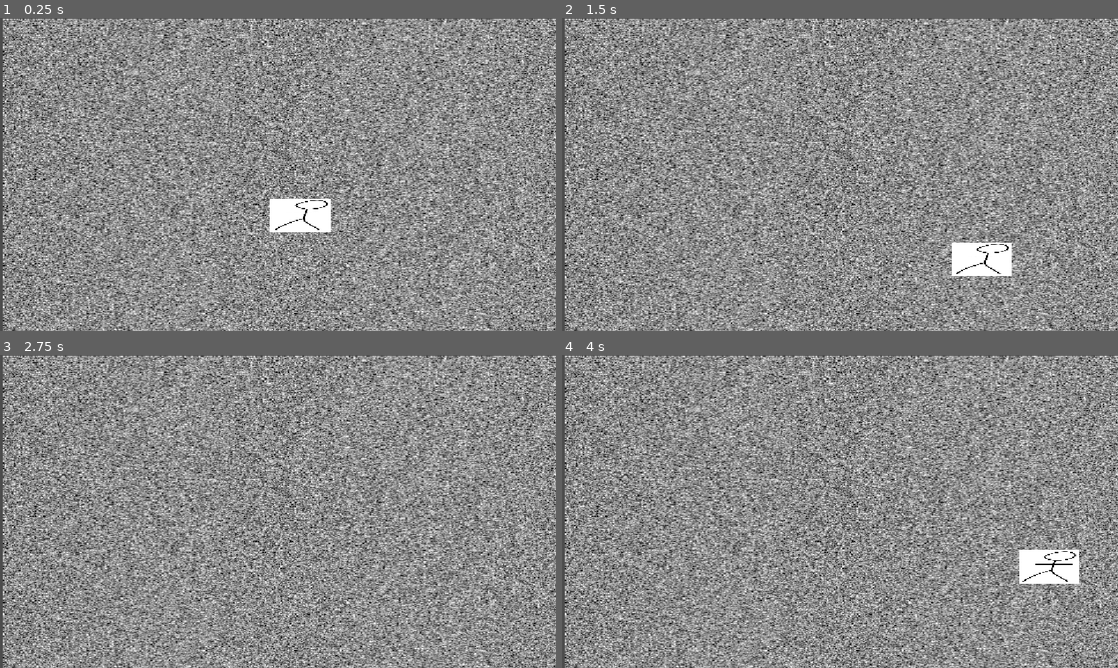
Above: before the commit, frames 1-4 (two rows, left to right).
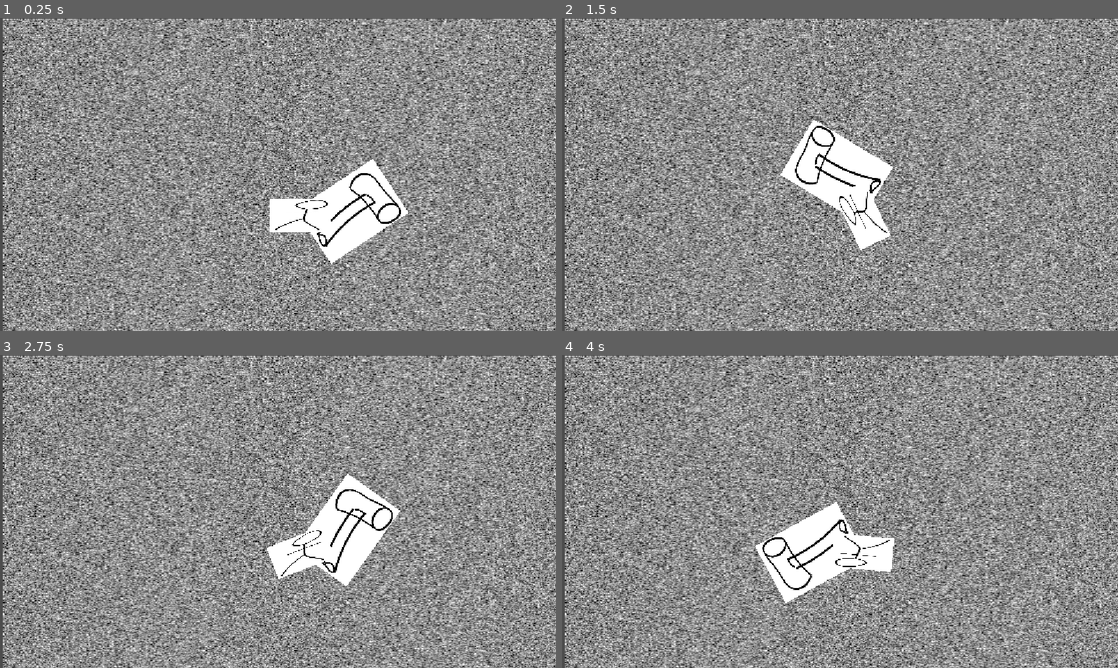
Above: after the commit, the same moments.

Repository: ryantheking603/VerySeriousGameJamGame
Game: Godot game, scene res://root.tscn
Two runs of this game, one before a commit and one after it. Both use one fixed random seed, a clock stepped at 60 frames per second and the inputs below.
Inputs:
- Up to frame 1 (0.25 s): no input
- Up to frame 2 (1.5 s): tap Enter at 0.5 s; hold Right (right) 0.53-1.28 s; tap S (down2, bound only after the commit) at 0.6 s; tap A (left2, bound only after the commit) at 0.8, 1.35 s; hold Down (down) from 1.28 s (still down)
- Up to frame 3 (2.75 s): tap D (right2, bound only after the commit) at 1.55, 2.1 s; release Down (down) at 2.03 s; hold Right (right) from 2.03 s (still down); tap W (up2, bound only after the commit) at 2.3 s
- Up to frame 4 (4 s): release Right (right) at 2.78 s; hold Up (up) 2.78-3.53 s; tap W (up2, bound only after the commit) at 2.85 s; tap S (down2, bound only after the commit) at 3.05, 3.6 s; hold Left (left) from 3.53 s (still down); tap A (left2, bound only after the commit) at 3.8 s

The runs differ from the first frame. In frame 1, 2.9% of the frame differs, in the area x 55-74%, y 45-79%; in frame 2, 5.2%; in frame 3, 4.0%; in frame 4, 5.2%, in the area x 34-93%, y 46-80%.

Commit message:
Hammer time

Diff:
--- a/character_body_2d.gd
+++ b/character_body_2d.gd
@@ -1,11 +1,36 @@
 extends CharacterBody2D
 
-@export var speed = 400
+
+var movement_dir = Vector2.ZERO
+var rotation_dir: float = 0
+var rotation_speed: float = 0
+
+@export var max_speed = 200
+@export var acceleration = 50
+@export var friction: float = 200.0
+@export var max_rotation_speed = 200
+@export var rotation_friction = 5
+@export var rotation_accel = 10
+
+
 
 func get_input():
-	var input_direction = Input.get_vector("left", "right", "up", "down")
-	velocity = input_direction * speed
+	movement_dir = Input.get_vector("left2", "right2", "up2", "down2")
+	rotation_dir = Input.get_axis("left", "right")
+
 
 func _physics_process(delta):
 	get_input()
+
+	if movement_dir != Vector2.ZERO:
+		velocity = velocity.move_toward(movement_dir * max_speed, acceleration * delta)
+	else:
+		velocity = velocity.move_toward(Vector2.ZERO, friction * delta)
 	move_and_slide()
+
+	if rotation_dir != 0:
+		var target_spin = rotation_dir * max_rotation_speed
+		rotation_speed = move_toward(rotation_speed, target_spin, rotation_accel * delta)
+	else:
+		rotation_speed = move_toward(rotation_speed, 0.0, rotation_friction * delta)
+	rotation +=  rotation_speed * delta
--- /dev/null
+++ b/hammer_projectile.tscn
@@ -0,0 +1,20 @@
+[gd_scene format=3 uid="uid://ccpdax6ahjugx"]
+
+[ext_resource type="Texture2D" uid="uid://dmqalsqoafm0y" path="res://img/temphammer.jpg" id="1_jnxeu"]
+
+[sub_resource type="CapsuleShape2D" id="CapsuleShape2D_71ww8"]
+radius = 63.0
+height = 224.0
+
+[node name="hammerProjectile" type="RigidBody2D" unique_id=1773882243]
+gravity_scale = 0.0
+
+[node name="Temphammer" type="Sprite2D" parent="." unique_id=1141223215]
+position = Vector2(-0.99993896, 3.0517578e-05)
+scale = Vector2(0.59292036, 0.38866398)
+texture = ExtResource("1_jnxeu")
+
+[node name="CollisionShape2D" type="CollisionShape2D" parent="." unique_id=1074745962]
+position = Vector2(3, -4)
+shape = SubResource("CapsuleShape2D_71ww8")
+disabled = true
--- a/project.godot
+++ b/project.godot
@@ -25,25 +25,54 @@
 left={
 "deadzone": 0.2,
 "events": [Object(InputEventKey,"resource_local_to_scene":false,"resource_name":"","device":-1,"window_id":0,"alt_press …(195 unchanged characters)…
-, Object(InputEventKey,"resource_local_to_scene":false,"resource_name":"","device":-1,"window_id":0,"alt_pressed":false,"shift_pressed":false,"ctrl_pressed":false,"meta_pressed":false,"pressed":false,"keycode":0,"physical_keycode":65,"key_label":0,"unicode":97,"location":0,"echo":false,"script":null)
 ]
 }
 down={
 "deadzone": 0.2,
 "events": [Object(InputEventKey,"resource_local_to_scene":false,"resource_name":"","device":-1,"window_id":0,"alt_press …(195 unchanged characters)…
-, Object(InputEventKey,"resource_local_to_scene":false,"resource_name":"","device":-1,"window_id":0,"alt_pressed":false,"shift_pressed":false,"ctrl_pressed":false,"meta_pressed":false,"pressed":false,"keycode":0,"physical_keycode":83,"key_label":0,"unicode":115,"location":0,"echo":false,"script":null)
 ]
 }
 right={
 "deadzone": 0.2,
 "events": [Object(InputEventKey,"resource_local_to_scene":false,"resource_name":"","device":-1,"window_id":0,"alt_press …(195 unchanged characters)…
-, Object(InputEventKey,"resource_local_to_scene":false,"resource_name":"","device":-1,"window_id":0,"alt_pressed":false,"shift_pressed":false,"ctrl_pressed":false,"meta_pressed":false,"pressed":false,"keycode":0,"physical_keycode":68,"key_label":0,"unicode":100,"location":0,"echo":false,"script":null)
 ]
 }
 up={
 "deadzone": 0.2,
 "events": [Object(InputEventKey,"resource_local_to_scene":false,"resource_name":"","device":-1,"window_id":0,"alt_press …(195 unchanged characters)…
-, Object(InputEventKey,"resource_local_to_scene":false,"resource_name":"","device":-1,"window_id":0,"alt_pressed":false,"shift_pressed":false,"ctrl_pressed":false,"meta_pressed":false,"pressed":false,"keycode":0,"physical_keycode":87,"key_label":0,"unicode":119,"location":0,"echo":false,"script":null)
+]
+}
+left2={
+"deadzone": 0.2,
+"events": [Object(InputEventKey,"resource_local_to_scene":false,"resource_name":"","device":-1,"window_id":0,"alt_pressed":false,"shift_pressed":false,"ctrl_pressed":false,"meta_pressed":false,"pressed":false,"keycode":0,"physical_keycode":65,"key_label":0,"unicode":97,"location":0,"echo":false,"script":null)
+]
+}
+right2={
+"deadzone": 0.2,
+"events": [Object(InputEventKey,"resource_local_to_scene":false,"resource_name":"","device":-1,"window_id":0,"alt_pressed":false,"shift_pressed":false,"ctrl_pressed":false,"meta_pressed":false,"pressed":false,"keycode":0,"physical_keycode":68,"key_label":0,"unicode":100,"location":0,"echo":false,"script":null)
+]
+}
+up2={
+"deadzone": 0.2,
+"events": [Object(InputEventKey,"resource_local_to_scene":false,"resource_name":"","device":-1,"window_id":0,"alt_pressed":false,"shift_pressed":false,"ctrl_pressed":false,"meta_pressed":false,"pressed":false,"keycode":0,"physical_keycode":87,"key_label":0,"unicode":119,"location":0,"echo":false,"script":null)
+]
+}
+down2={
+"deadzone": 0.2,
+"events": [Object(InputEventKey,"resource_local_to_scene":false,"resource_name":"","device":-1,"window_id":0,"alt_pressed":false,"shift_pressed":false,"ctrl_pressed":false,"meta_pressed":false,"pressed":false,"keycode":0,"physical_keycode":83,"key_label":0,"unicode":115,"location":0,"echo":false,"script":null)
+]
+}
+rotatecw={
+"deadzone": 0.2,
+"events": []
+}
+rotateccw={
+"deadzone": 0.2,
+"events": []
+}
+throw={
+"deadzone": 0.2,
+"events": [Object(InputEventKey,"resource_local_to_scene":false,"resource_name":"","device":-1,"window_id":0,"alt_pressed":false,"shift_pressed":false,"ctrl_pressed":false,"meta_pressed":false,"pressed":false,"keycode":0,"physical_keycode":84,"key_label":0,"unicode":116,"location":0,"echo":false,"script":null)
 ]
 }
 
--- a/root.tscn
+++ b/root.tscn
@@ -1,8 +1,9 @@
 [gd_scene format=3 uid="uid://cpgvebp5o7ro"]
 
-[ext_resource type="Texture2D" uid="uid://ds1iufie2u6jj" path="res://images.jpeg" id="1_pq8q7"]
-[ext_resource type="Texture2D" uid="uid://cmhdqeug4lfli" path="res://main_char/temp.jpg" id="2_pyidc"]
+[ext_resource type="Texture2D" uid="uid://ds1iufie2u6jj" path="res://img/images.jpeg" id="1_pq8q7"]
+[ext_resource type="Texture2D" uid="uid://cmhdqeug4lfli" path="res://img/main_char/temp.jpg" id="2_pyidc"]
 [ext_resource type="Script" uid="uid://bknu6daudhhb7" path="res://character_body_2d.gd" id="2_vvh5c"]
+[ext_resource type="PackedScene" uid="uid://ccpdax6ahjugx" path="res://hammer_projectile.tscn" id="4_28aoi"]
 
 [sub_resource type="SpriteFrames" id="SpriteFrames_71ww8"]
 animations = [{
@@ -25,17 +26,22 @@
 scale = Vector2(1.8260188, 1.4)
 texture = ExtResource("1_pq8q7")
 
-[node name="CharacterBody2D" type="CharacterBody2D" parent="." unique_id=108888972]
+[node name="Character" type="CharacterBody2D" parent="." unique_id=108888972]
 position = Vector2(623, 409)
 scale = Vector2(0.5085377, 0.44672483)
 motion_mode = 1
 script = ExtResource("2_vvh5c")
 
-[node name="AnimatedSprite2D" type="AnimatedSprite2D" parent="CharacterBody2D" unique_id=1917219576]
+[node name="hammerProjectile" parent="Character" unique_id=1773882243 instance=ExtResource("4_28aoi")]
+position = Vector2(210.40723, -17.908142)
+rotation = 1.0471976
+scale = Vector2(0.99999994, 1)
+
+[node name="AnimatedSprite2D" type="AnimatedSprite2D" parent="Character" unique_id=1917219576]
 position = Vector2(0, -4.2915344e-06)
 scale = Vector2(0.99999994, 0.33870968)
 sprite_frames = SubResource("SpriteFrames_71ww8")
 
-[node name="CollisionShape2D" type="CollisionShape2D" parent="CharacterBody2D" unique_id=521268493]
+[node name="CollisionShape2D" type="CollisionShape2D" parent="Character" unique_id=521268493]
 scale = Vector2(0.9999995, 1)
 shape = SubResource("RectangleShape2D_81ajq")
Renamed: images.jpeg -> img/images.jpeg
Not shown, changed: img/images.jpeg.import
Renamed: main_char/temp.jpg -> img/main_char/temp.jpg
Not shown, added: img/main_char/temp.jpg.import
Binary file added: img/temphammer.jpg
Not shown, changed: img/temphammer.jpg.import
Not shown, changed: .DS_Store
Not shown, added: img/main_char/.DS_Store
